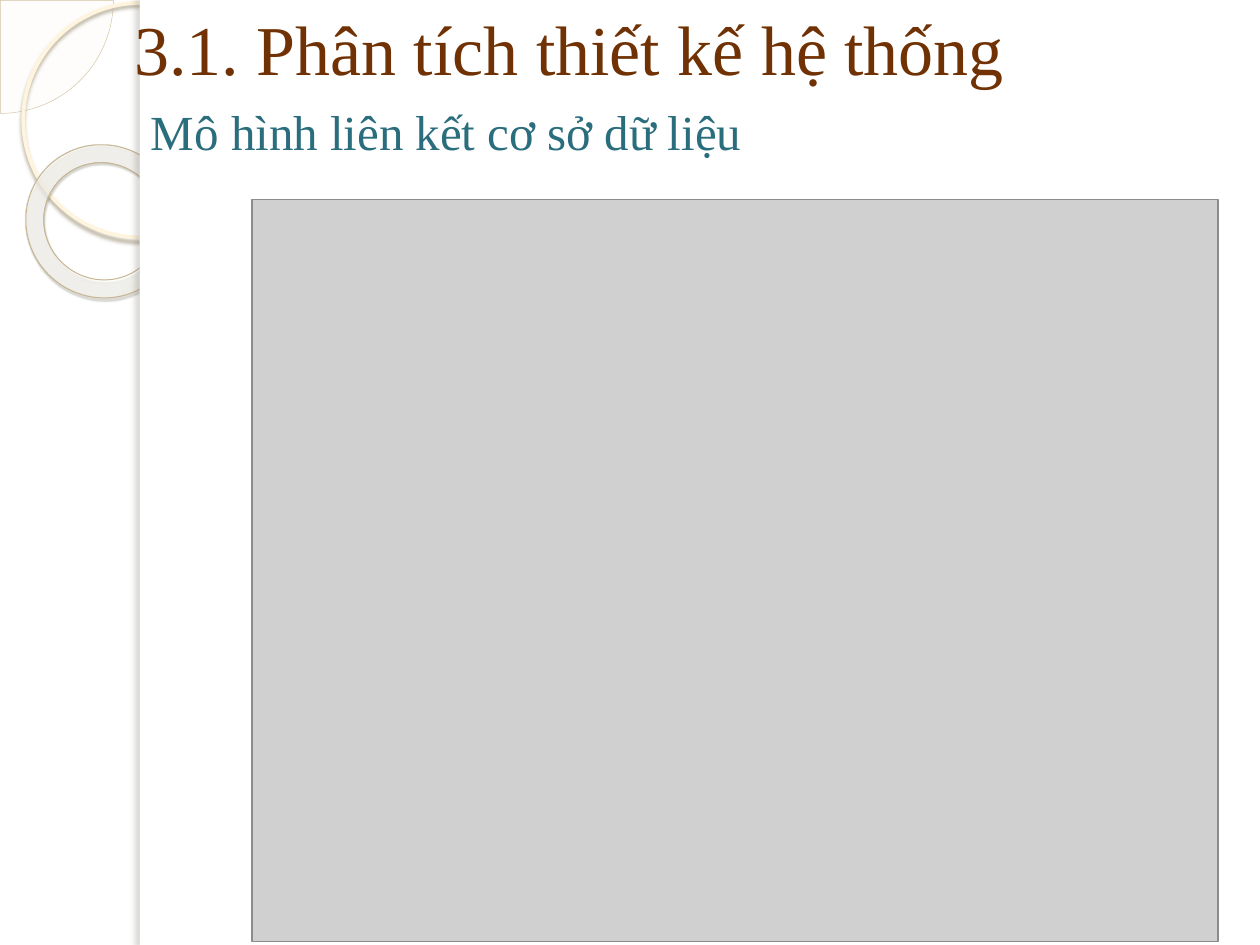
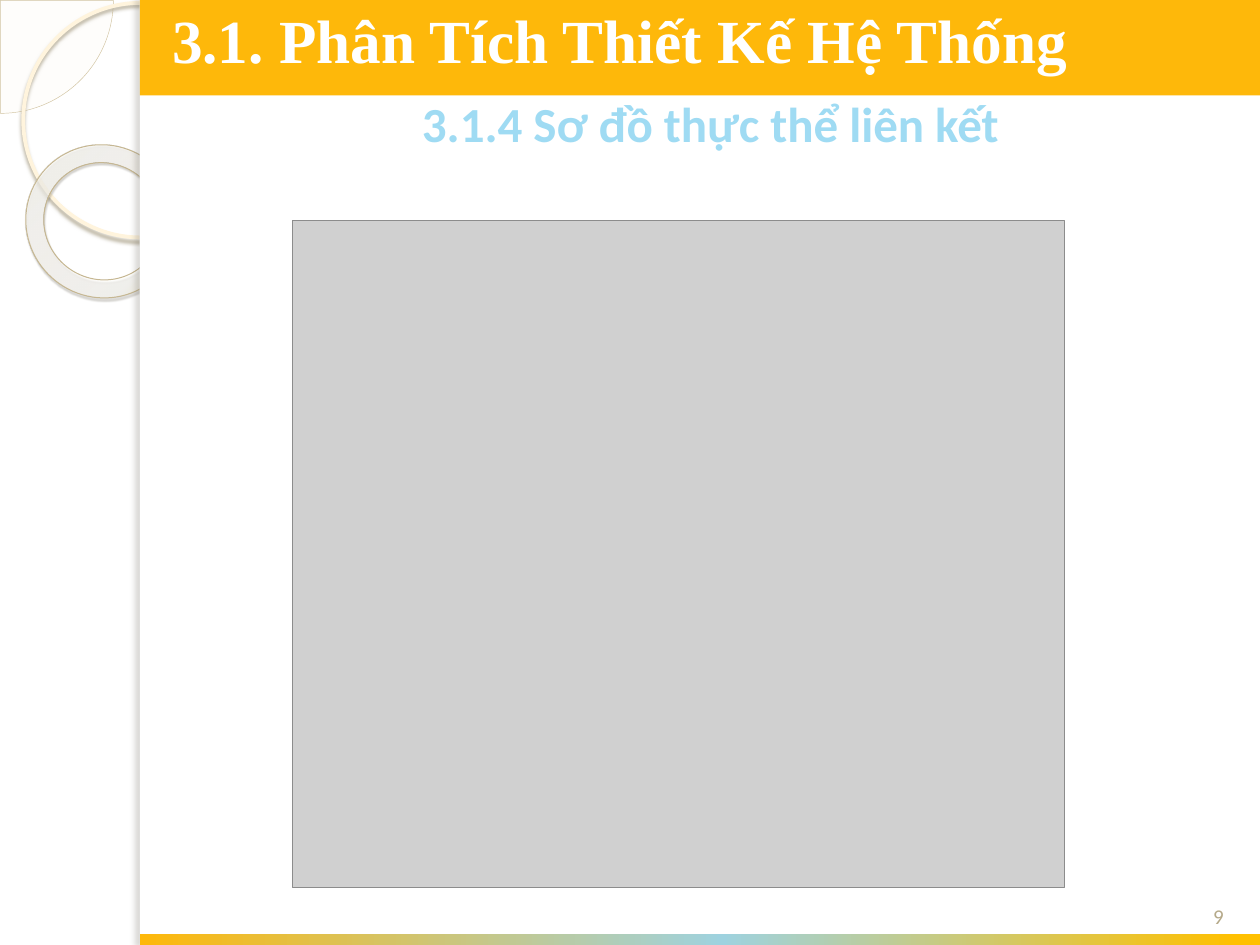
Before and after one commit to chiendv1992/webbanhang, a slide deck: slide 9 of bc/slide bv.pptx. Drawn at 1260x945 pixels with LibreOffice and Linux fonts; fonts in the diff are those of the drawing; grey boxes stand for pictures; background and template pictures are left out. Boxes give left, top, right and bottom in pixels: in the first picture for what was removed or moved away, otherwise in the second. Text is boxed around its words. In the diff, an @@ line names an element or a change of style, - is before the commit and + after.

```diff
--- a/bc/slide bv.pptx
+++ b/bc/slide bv.pptx
@@ title "3.1. Phân tích thiết kế ..." rewrapped from <box>134,24,1004,88</box> to <box>197,18,1067,75</box> @@
@@ rectangle added at <box>140,0,1260,96</box>, fill #FEB80A @@
@@ text added at <box>172,18,1067,77</box>, 35 pt, text #FFFFFF, bold @@
+3.1. Phân Tích Thiết Kế Hệ Thống
@@ text at <box>422,103,998,151</box>: text changed; font Times New Roman to Calibri; text colour #2A6D7D to gradient #C0E2F0 to #A1DBF2 to #00596F; bold on @@
-Mô hình liên kết cơ sở dữ liệu
+3.1.4 Sơ đồ thực thể liên kết
@@ picture: place and size @@
-picture at <box>252,199,1218,941</box>
+picture at <box>292,220,1063,887</box>
@@ page number added at <box>1213,910,1224,924</box>, 12 pt, text #B6A98A @@
+9
@@ rectangle added at <box>140,935,1260,945</box>, fill gradient #FEB80A to #9ED2DF to #FFC000 @@
```
Also in this commit, not shown: 13 other slides changed, 1 slide added, 12 other files.
